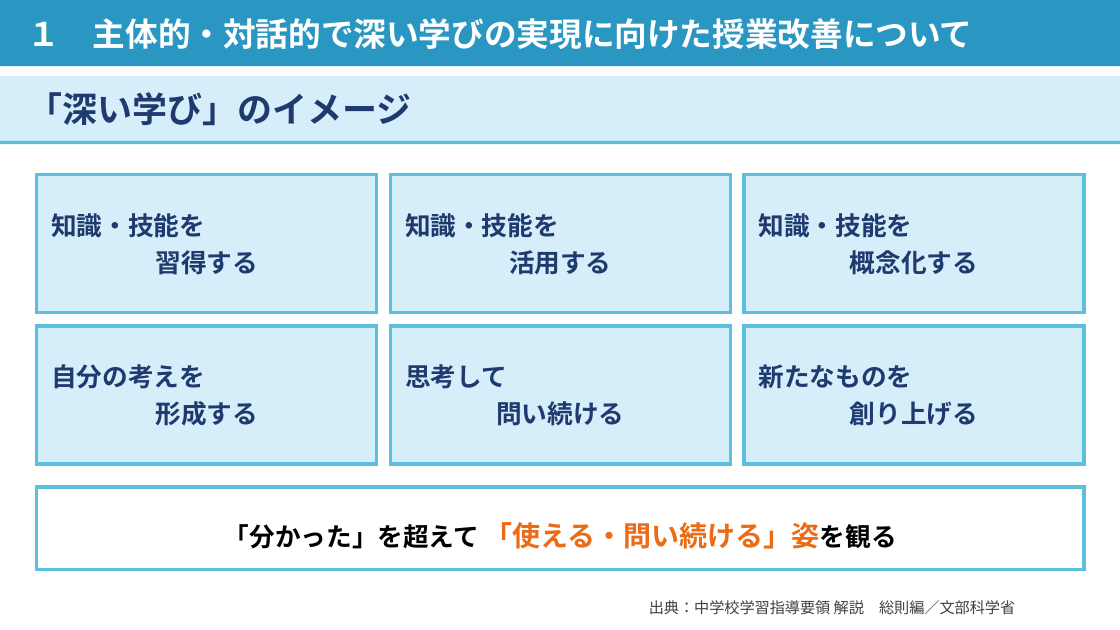
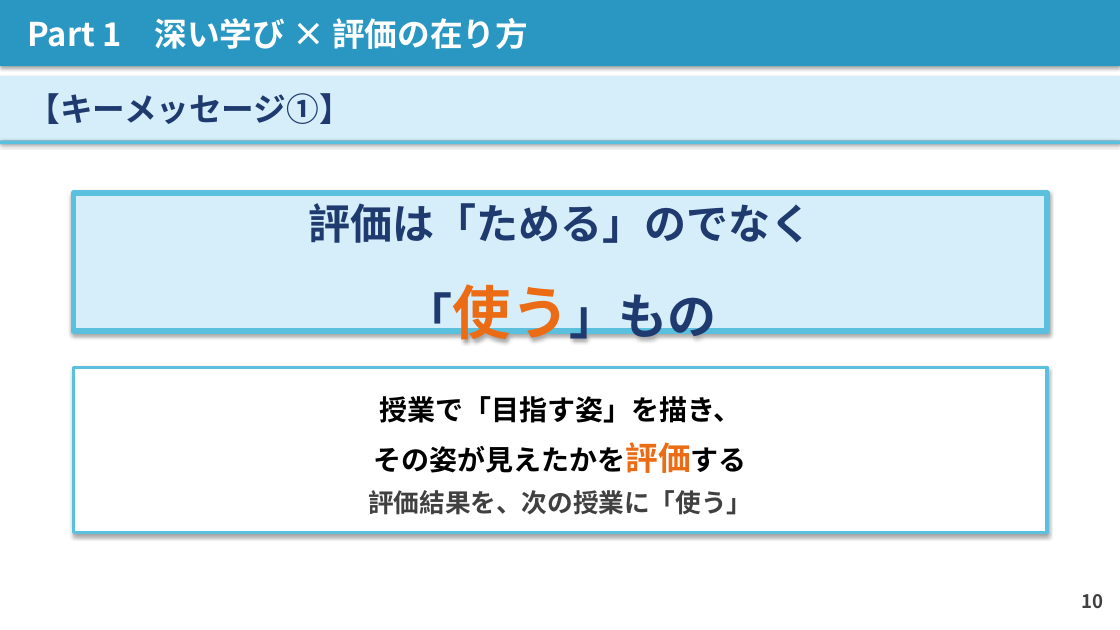
Before and after one commit to contynet730-star/con30, a slide deck: slide 10 of 講義スライド_石神井南中_20260603.pptx (slide 9 before the commit). Drawn at 1120x630 pixels with LibreOffice and Linux fonts; fonts in the diff are those of the drawing. Boxes give left, top, right and bottom in pixels: in the first picture for what was removed or moved away, otherwise in the second. Text is boxed around its words. In the diff, an @@ line names an element or a change of style, - is before the commit and + after.

```diff
--- a/講義スライド_石神井南中_20260603.pptx
+++ b/講義スライド_石神井南中_20260603.pptx
@@ text in rectangle at <box>28,18,528,49</box>: text changed @@
-１ 主体的・対話的で深い学びの実現に向けた授業改善について
+Part 1 深い学び × 評価の在り方
@@ shadow on in 3 elements at <box>0,140,1120,144</box>, <box>0,0,1120,66</box>, <box>0,76,1120,141</box> @@
@@ text in rectangle at <box>28,93,352,124</box>: text changed; size 30 to 28 pt @@
-「深い学び」のイメージ
+【キーメッセージ①】
@@ rectangle removed at <box>744,175,1085,313</box> @@
-知識・技能を
-概念化する
@@ rectangle "評価は「ためる」のでなく": place and size @@
-rectangle "評価は「ためる」のでなく" at <box>37,175,377,313</box>
+rectangle "評価は「ためる」のでなく" at <box>73,193,1047,331</box>
@@ rectangle "評価は「ためる」のでなく" at <box>73,193,1047,331</box>: outline #5BC0DE 3 pt to #5BC0DE 5 pt; shadow on @@
@@ text in rectangle at <box>308,203,812,349</box>: text changed; size 22 to 36 pt @@
-知識・技能を
-習得する
+評価は「ためる」のでなく
+「使う」もの
@@ rectangle removed at <box>37,326,377,464</box> @@
-自分の考えを
-形成する
@@ rectangle removed at <box>391,326,731,464</box> @@
-思考して
-問い続ける
@@ rectangle removed at <box>744,326,1085,464</box> @@
-新たなものを
-創り上げる
@@ rectangle "授業で「目指す姿」を描き、": place and size @@
-rectangle "授業で「目指す姿」を描き、" at <box>391,175,731,313</box>
+rectangle "授業で「目指す姿」を描き、" at <box>73,367,1047,533</box>
@@ rectangle "授業で「目指す姿」を描き、" at <box>73,367,1047,533</box>: fill #D6EEFA to #FFFFFF; shadow on @@
@@ text in rectangle at <box>368,396,752,515</box>: text changed; size 22 to 24 pt; text colour #1F3A6E to #000000 @@
-知識・技能を
-活用する
+授業で「目指す姿」を描き、
+その姿が見えたかを評価する
+評価結果を、次の授業に「使う」
@@ rectangle removed at <box>37,487,1085,570</box> @@
-「分かった」を超えて 「使える・問い続ける」姿を観る
@@ text added at <box>1081,594,1103,608</box>, 16 pt, text #404040, bold @@
+10
@@ text removed at <box>649,600,1015,615</box> @@
-出典：中学校学習指導要領 解説 総則編／文部科学省
```
Also in this commit, not shown: 19 other slides changed, 7 slides added, 7 slides removed, 1 other file.
